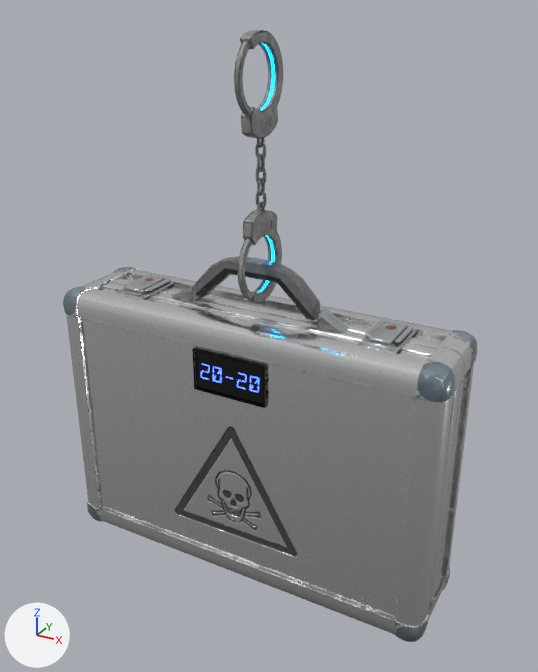
The Blender file blend/uugui_briefcase/Briefcase.blend as it was, and as the next commit left it.
The view is the same before and after, from a 50 mm camera at (0.357, -0.62, 0.601) aimed at (0.014, 0.004, 0.289). Every picture has the same lights, and +X, +Y and +Z are marked at lower left.

The first picture shows 'Case', 'Chain', 'Display', 'Handcuff', 'Handle', 'Handle Support', 'Lock'.
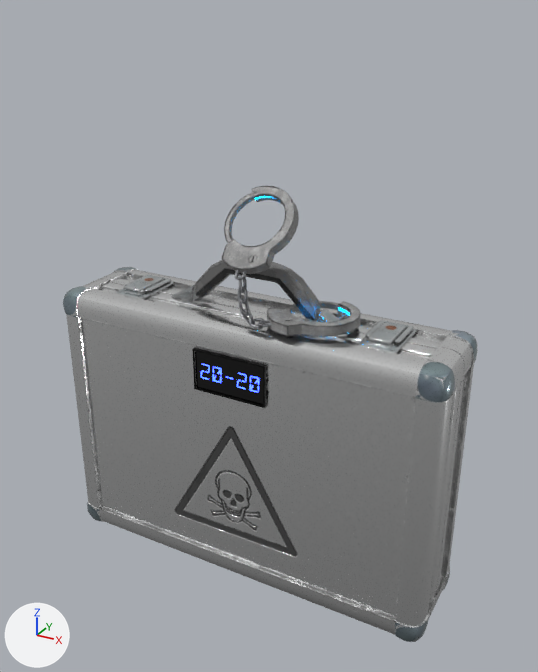
Edits to the bpy script that builds the scene:
```text
Change me_cylinder_001:
    where me_cylinder_001.from_pydata(...)  # 532 vertices, 532 faces; spans x 0.002..0.012, y -0.042..0.033, z 0.33..0.584
    me_cylinder_001 part 1: the loose piece of 266 vertices spanning x 0.002..0.012, y -0.042..0.033, z 0.491..0.584 is moved by (-0.007, 0.004, -0.542)
    me_cylinder_001 part 2: the loose piece of 266 vertices spanning x 0.002..0.012, y -0.042..0.033, z 0.33..0.422 is deleted
Change me_torus_001:
    used by ob_chain; parent = ob_handcuff; location = (-0.275, 0.103, -0.00528)
    remove me_torus_001.from_pydata(...)  # 1176 vertices, 1176 faces; spans x 0.277..0.2883, y -0.1097..-0.0984, z 0.4186..0.5045
    add me_torus_001.from_pydata(...)  # 168 vertices, 168 faces; spans x -0.0016..0.0016, y -0.0057..0.0057, z -0.0088..0.0088
    me_torus_001 part 3: the loose piece of 168 vertices spanning x 0.281..0.2843, y -0.1097..-0.0984, z 0.4186..0.4362 is moved by (-0.2826, 0.104, -0.4274)
    me_torus_001 part 4: 6 loose pieces with 1008 vertices, spanning x 0.277..0.2883, y -0.1097..-0.0984, z 0.4294..0.5045, are deleted
Add cu_beziercurve_001:
    cu_beziercurve_001 = bpy.data.curves.new('BezierCurve.001', 'CURVE')
    cu_beziercurve_001.dimensions = '3D'
    _sp = cu_beziercurve_001.splines.new('BEZIER'); _sp.bezier_points.add(2)
    _sp.bezier_points.foreach_set('co', [-0.000678, -0.000112, 0.000194, -0.0283, 0.0118, -0.0344, -0.0276, 0.0337, -0.0356])
    _sp.bezier_points.foreach_set('handle_left', [0.0101, -0.00476, 0.0137, -0.0219, -0.00229, -0.0254, -0.0278, 0.0251, -0.0351])
    _sp.bezier_points.foreach_set('handle_right', [-0.0115, 0.00454, -0.0133, -0.0313, 0.0185, -0.0388, -0.0273, 0.0422, -0.036])
    for _p, _l, _r in zip(_sp.bezier_points, ['AUTO', 'AUTO', 'AUTO'], ['AUTO', 'AUTO', 'AUTO']): _p.handle_left_type = _l; _p.handle_right_type = _r
    _sp.bezier_points.foreach_set('tilt', [-0.437, 0.0, 1.223])
    _sp.order_u = 0
    _sp.order_v = 0
    cu_beziercurve_001.use_path = True
    cu_beziercurve_001.use_path_clamp = True
    cu_beziercurve_001.fill_mode = 'FULL'
Change ob_handcuff:
    ob_handcuff.location: (0.0, 0.0, 0.0) -> (0.007, -0.004, 0.408)
    ob_handcuff.rotation_euler: (0.0, 0.0, 0.0) -> (-0.0144, -0.765, 4.657)  # degrees (0, 0, 0) -> degrees (-0.8, -44, 267)
Change ob_chain:
    ob_chain.parent: ob_handcuff -> ob_handcuff_001
    add ob_chain.matrix_parent_inverse = Matrix(((0.000702, -0.0225, -1.0, 0.325), (0.698, -0.716, 0.0166, -0.0603), (-0.716, -0.698, 0.0152, 0.0434), (0.0, 0.0, 0.0, 1.0)))
    ob_chain.location: (-0.275, 0.103, -0.00528) -> (0.0376, -0.0453, 0.326)
    ob_chain.rotation_euler: (0.0, 0.0, 0.0) -> (-4.343, 1.558, -3.493)  # degrees (0, 0, 0) -> degrees (-249, 89, -200)
Add ob_handcuff_001:
    ob_handcuff_001 = bpy.data.objects.new('Handcuff.001', me_cylinder_002)  # 266 vertices, 266 faces; spans x -0.0053..0.0053, y -0.0379..0.0377, z -0.0419..0.0503
    ob_handcuff_001.parent = ob_handcuff
    ob_handcuff_001.location = (0.073, -0.00557, 0.325)
    ob_handcuff_001.rotation_euler = (0.829, 1.548, -1.54)  # degrees (47, 89, -88)
Add ob_chain_003:
    ob_chain_003 = bpy.data.objects.new('Chain.003', me_torus_004)  # 168 vertices, 168 faces; spans x -0.0057..0.0057, y -0.0016..0.0016, z -0.0088..0.0088; modifiers CURVE
    ob_chain_003.parent = ob_handcuff
    ob_chain_003.location = (0.00737, -0.00105, 0.377)
Add ob_beziercurve:
    ob_beziercurve = bpy.data.objects.new('BezierCurve', cu_beziercurve_001)
    ob_beziercurve.parent = ob_handcuff
    ob_beziercurve.location = (0.00737, -0.00105, 0.411)
Add ob_chain_002:
    ob_chain_002 = bpy.data.objects.new('Chain.002', me_torus_003)  # 168 vertices, 168 faces; spans x -0.0016..0.0016, y -0.0057..0.0057, z -0.0088..0.0088; modifiers CURVE
    ob_chain_002.parent = ob_handcuff
    ob_chain_002.location = (0.00737, -0.00105, 0.366)
Add ob_chain_001:
    ob_chain_001 = bpy.data.objects.new('Chain.001', me_torus_002)  # 168 vertices, 168 faces; spans x -0.0057..0.0057, y -0.0016..0.0016, z -0.0088..0.0088; modifiers CURVE
    ob_chain_001.parent = ob_handcuff
    ob_chain_001.location = (0.00737, -0.00105, 0.354)
```

Pixel boxes [x1, y1, x2, y2] of what changed, in the pictures (538 x 672 px; the box of a moved part takes in the faces that stretch with it):
'Handcuff', reshaped, moved, turned
    before: [234, 30, 283, 303]
    after: [221, 186, 299, 274]
'Handcuff.001', added
    after: [267, 301, 361, 337]
'Chain', reshaped, moved, turned
    before: [255, 138, 266, 212]
    after: [257, 320, 272, 327]
'Chain.003', added
    after: [239, 298, 250, 316]
'Chain.004', now drawn
    after: [238, 286, 248, 304]
'Chain.001', added
    after: [249, 318, 265, 329]
'Chain.002', added
    after: [243, 309, 255, 325]
'Chain.005', now drawn
    after: [239, 276, 247, 293]
'Chain.006', now drawn
    after: [235, 269, 247, 280]
part 1 of me_cylinder_001, moved or reshaped
    before: [234, 30, 283, 138]
    after: [221, 186, 299, 274]
part 2 of me_cylinder_001, deleted
    before: [237, 210, 282, 303]
part 3 of me_torus_001, moved or reshaped
    before: [257, 201, 265, 212]
    after: [257, 320, 272, 327]
part 4 of me_torus_001, deleted
    before: [255, 138, 266, 208]
